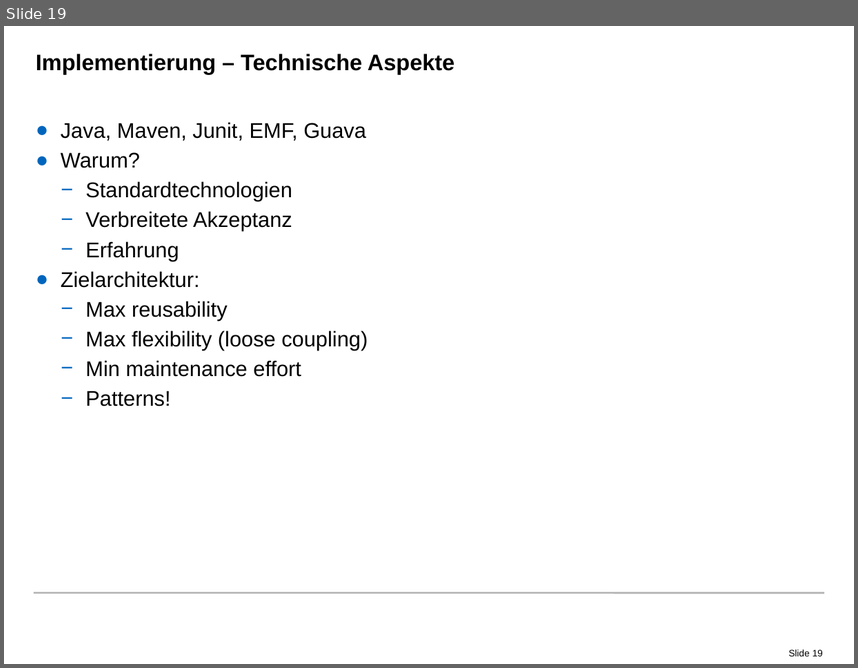
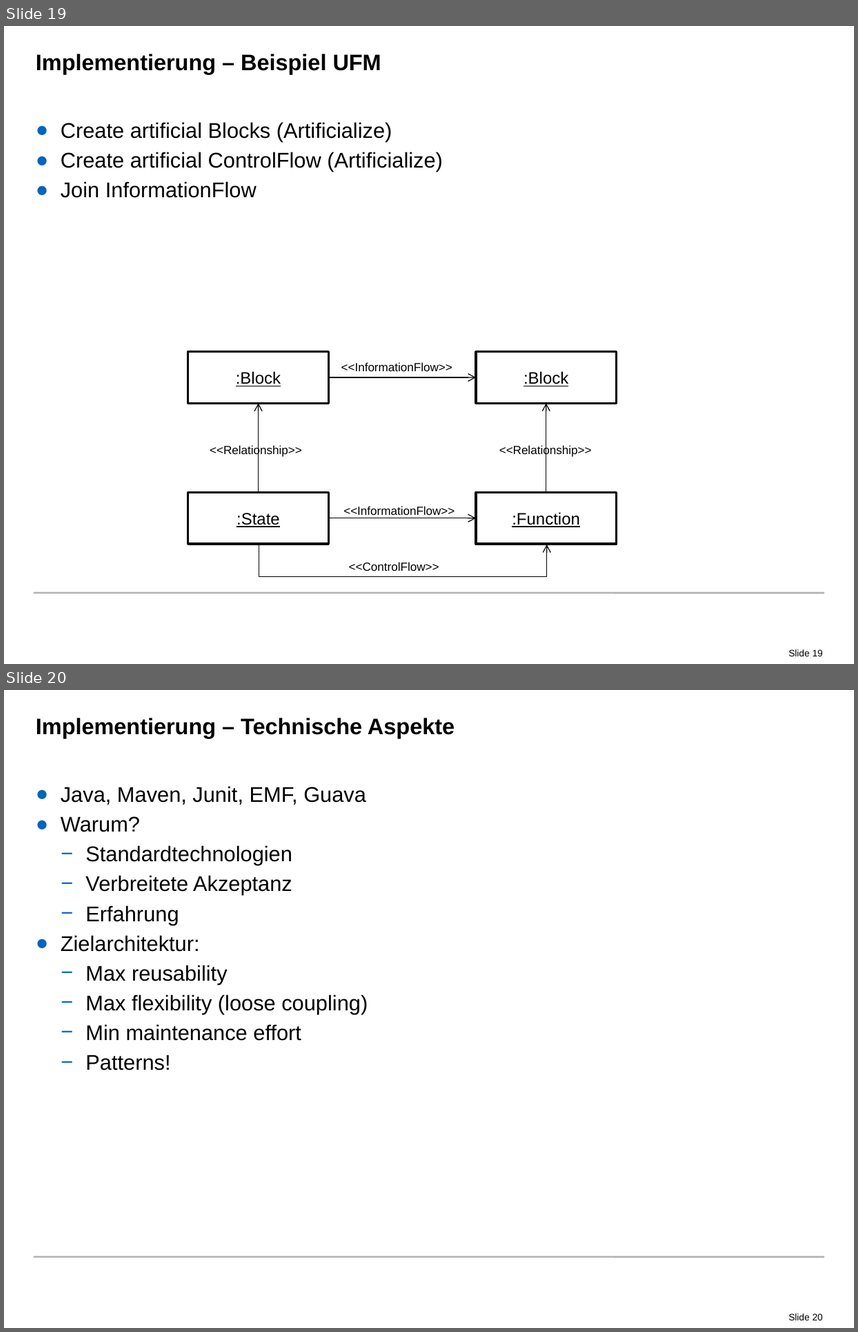
Before and after one commit to radke-tum/idp, a slide deck: pssif/doc/PSSIF.pptx. Shown one above the other, each under a label of ours: slide 19 before the commit, slides 19 and 20 after it. The pictures are 858x668 and 858x1332 pixels, drawn with LibreOffice and Linux fonts; fonts in the diff are those of the drawing; background and template pictures are left out. Boxes give left, top, right and bottom in pixels: in the first picture for what was removed or moved away, otherwise in the second. Text is boxed around its words. In the diff, an @@ line names an element or a change of style, - is before the commit and + after.

```diff
--- a/pssif/doc/PSSIF.pptx
+++ b/pssif/doc/PSSIF.pptx
@@ slide 19 added at [4, 26, 854, 664], background #FFFFFF; not listed: 2 template elements that a slide beside it also shows @@
@@ title added at [36, 54, 381, 74], 19 pt, text #000000, bold @@
+Implementierung – Beispiel UFM
@@ text added at [61, 122, 443, 198], 18 pt, text #000000 @@
+● Create artificial Blocks (Artificialize)
+● Create artificial ControlFlow (Artificialize)
+● Join InformationFlow
@@ rectangle added at [188, 352, 329, 403], fill #FFFFFF, outline #000000 2 pt, 14 pt, text #000000, underline @@
+:Block
@@ rectangle added at [476, 352, 616, 403], fill #FFFFFF, outline #000000 2 pt, 14 pt, text #000000, underline @@
+:Block
@@ arrow added from (329, 377) to (476, 377), #000000 0.75 pt @@
@@ text added at [341, 362, 452, 371], 10 pt, text #000000 @@
+<<InformationFlow>>
@@ arrow added from (258, 492) to (258, 403), #000000 0.75 pt @@
@@ arrow added from (546, 492) to (546, 403), #000000 0.75 pt @@
@@ text added at [210, 444, 302, 457], 10 pt, text #000000 @@
+<<Relationship>>
@@ text added at [499, 444, 592, 457], 10 pt, text #000000 @@
+<<Relationship>>
@@ rectangle added at [188, 492, 329, 544], fill #FFFFFF, outline #000000 2 pt, 14 pt, text #000000, underline @@
+:State
@@ rectangle added at [476, 492, 616, 544], fill #FFFFFF, outline #000000 2 pt, 14 pt, text #000000, underline @@
+:Function
@@ arrow added from (329, 518) to (476, 518), #000000 0.75 pt @@
@@ text added at [343, 506, 455, 515], 10 pt, text #000000 @@
+<<InformationFlow>>
@@ elbow arrow added from (259, 543) to (547, 545), #000000 0.75 pt @@
@@ text added at [349, 561, 439, 570], 10 pt, text #000000 @@
+<<ControlFlow>>
@@ what was slide 19 is now slide 20 @@
@@ page number at [789, 1313, 823, 1320]: text changed @@
-Slide 19
+Slide 20
```
Also in this commit, not shown: 2 slides changed, 2 other slides added, 2 slides removed, 1 other file.
